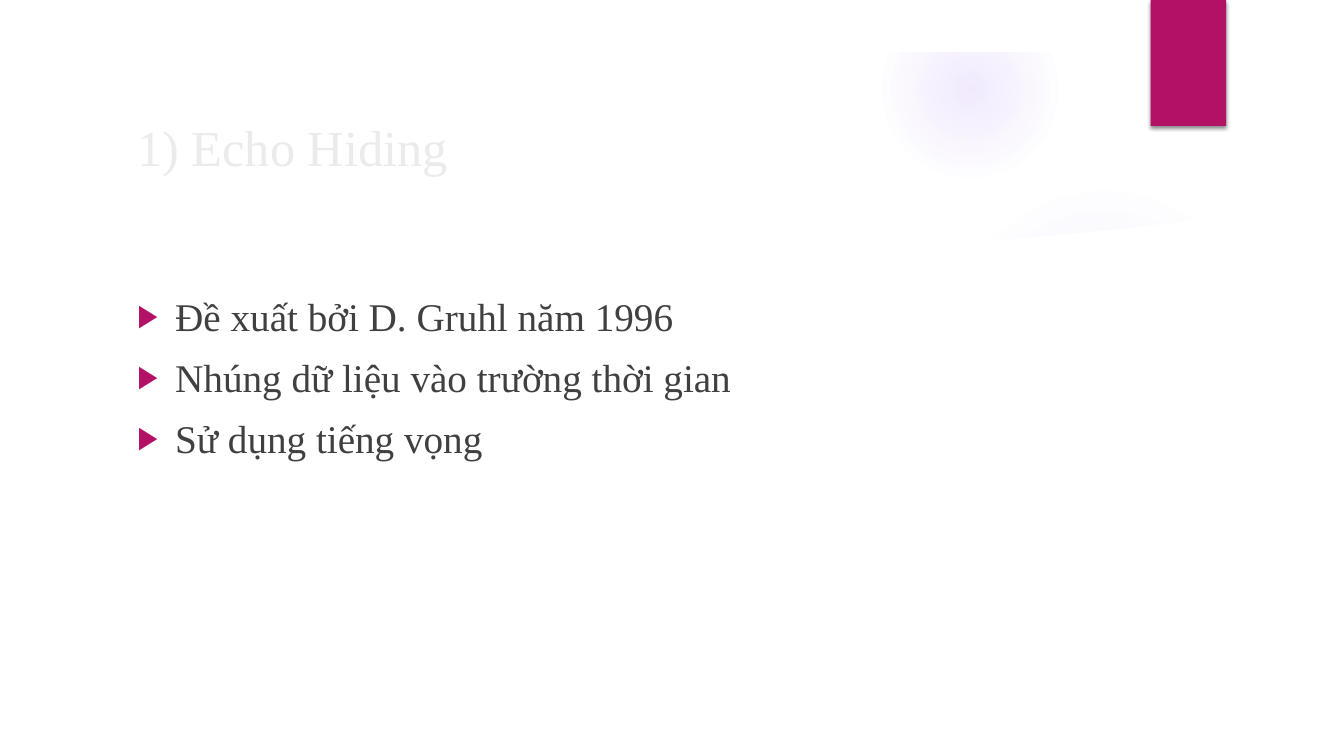
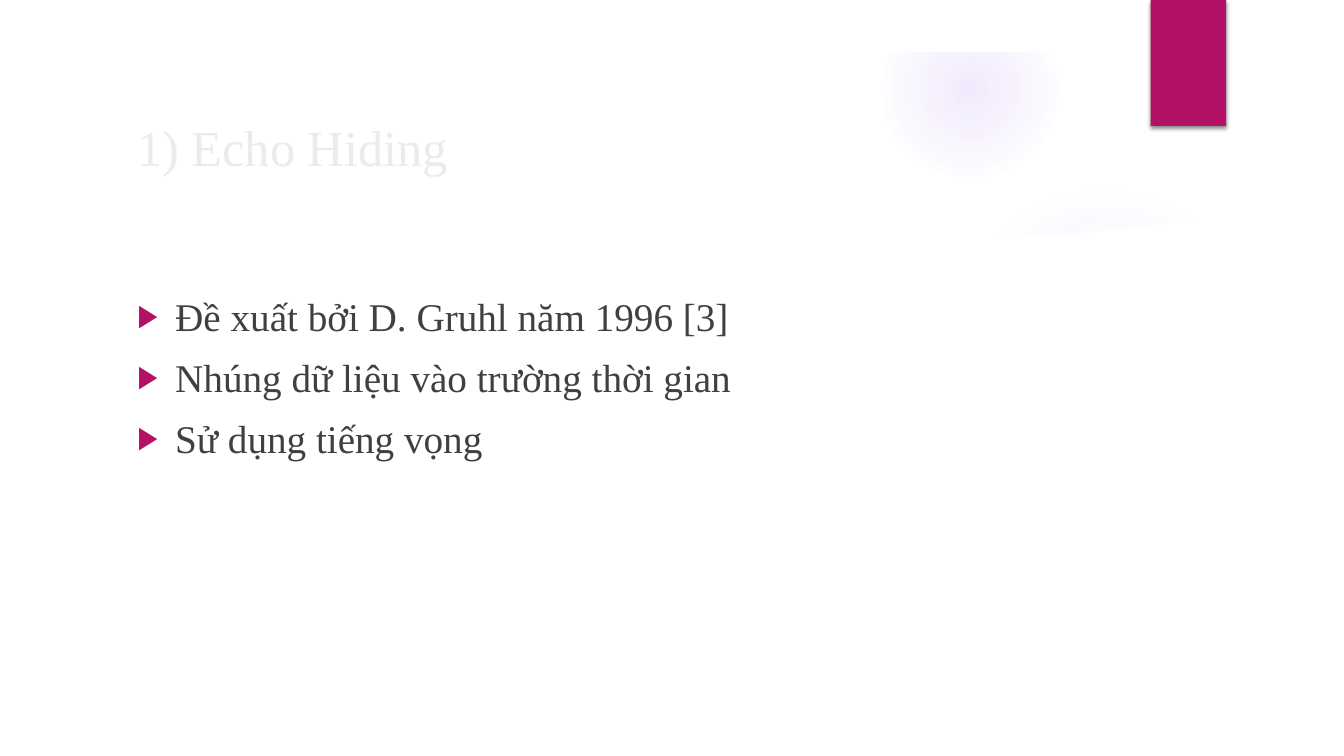
Before and after one commit to TruongThanhNam97/angular-audio, a slide deck: slide 13 of document/BC-LVTN.pptx (slide 12 before the commit). Drawn at 1344x756 pixels with LibreOffice and Linux fonts; fonts in the diff are those of the drawing; background and template pictures are left out. Boxes give left, top, right and bottom in pixels: in the first picture for what was removed or moved away, otherwise in the second. Text is boxed around its words. In the diff, an @@ line names an element or a change of style, - is before the commit and + after.

```diff
--- a/document/BC-LVTN.pptx
+++ b/document/BC-LVTN.pptx
@@ text at [175, 302, 729, 337]: text changed @@
-▶ Đề xuất bởi D. Gruhl năm 1996
+▶ Đề xuất bởi D. Gruhl năm 1996 [3]
```
Also in this commit, not shown: 15 other slides changed, 3 slides added, 3 other files.
